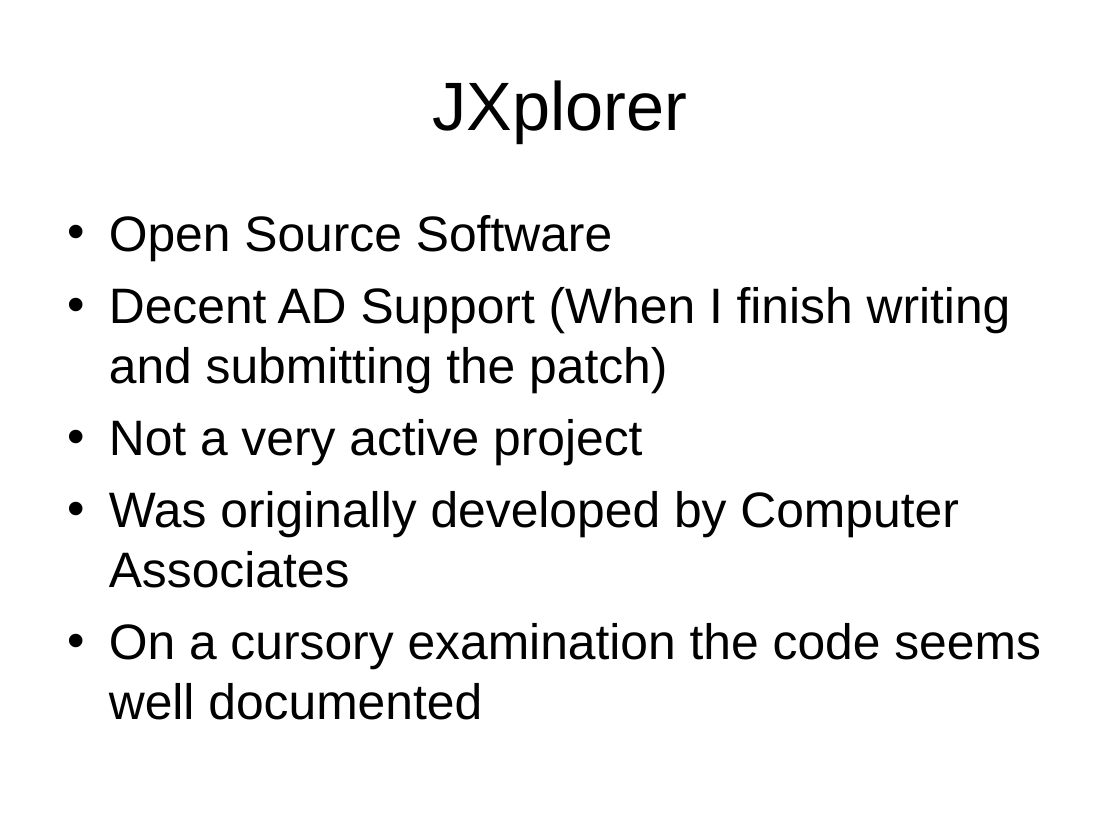
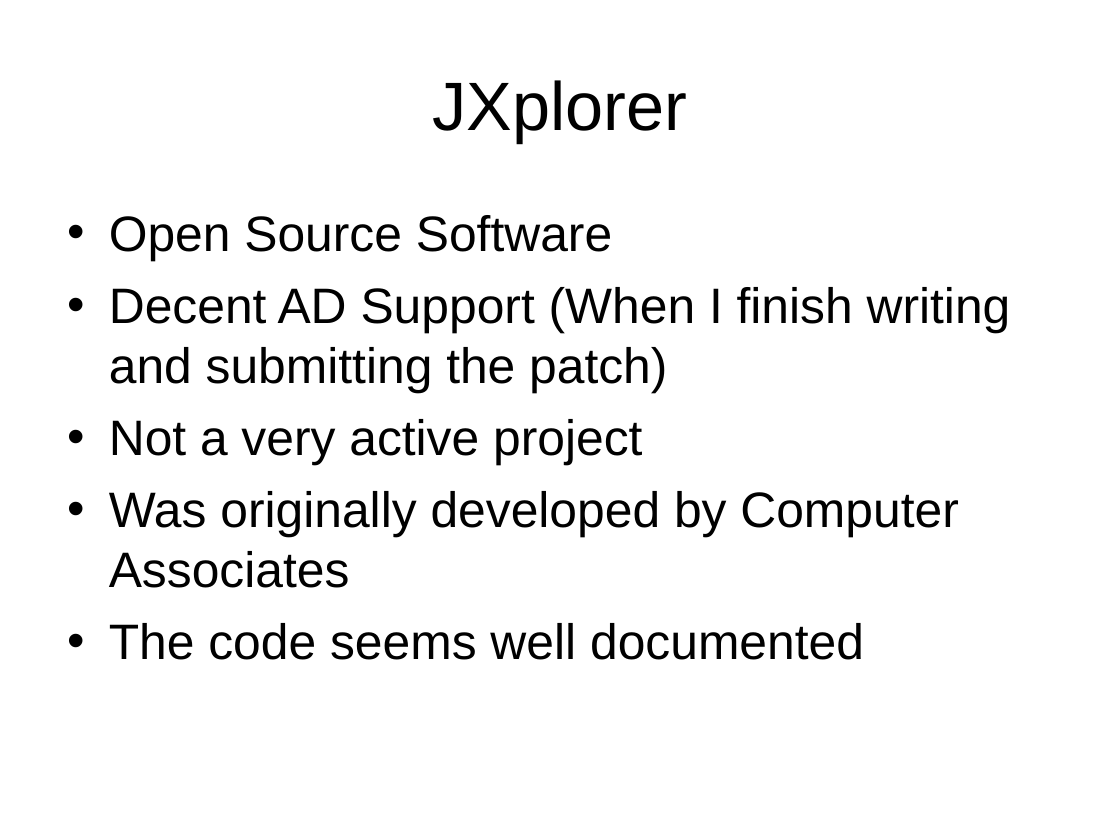
Before and after one commit to LIPHP/LDAP-Talk, a slide deck: slide 28 of Docs/LIPHP-Using LDAP with PHP.ppt (slide 14 before the commit). Drawn at 1120x840 pixels with LibreOffice and Linux fonts; fonts in the diff are those of the drawing. Boxes give left, top, right and bottom in pixels: in the first picture for what was removed or moved away, otherwise in the second. Text is boxed around its words. In the diff, an @@ line names an element or a change of style, - is before the commit and + after.

```diff
--- a/Docs/LIPHP-Using LDAP with PHP.ppt
+++ b/Docs/LIPHP-Using LDAP with PHP.ppt
@@ text at (109,623,864,660): text changed @@
-• On a cursory examination the code seems well documented
+• The code seems well documented
```
Also in this commit, not shown: 6 other slides changed, 30 slides added, 9 slides removed.
